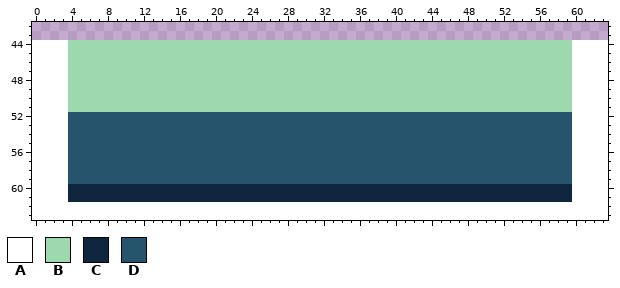
Edited in one commit: pixel-art file (assets/Sprite-0003.aseprite). This is how it looked before the edit.
64x64 pixels, 1 frame. Shown: x 0..63, y 42..63.
Palette (. is transparent): A #ffffff  B #9dd8ae  C #10263e  D #27546d
Pixels before, first column x 0:
44 AAAABBBBBBBBBBBBBBBBBBBBBBBBBBBBBBBBBBBBBBBBBBBBBBBBBBBBBBBBAAAA
45 AAAABBBBBBBBBBBBBBBBBBBBBBBBBBBBBBBBBBBBBBBBBBBBBBBBBBBBBBBBAAAA
46 AAAABBBBBBBBBBBBBBBBBBBBBBBBBBBBBBBBBBBBBBBBBBBBBBBBBBBBBBBBAAAA
47 AAAABBBBBBBBBBBBBBBBBBBBBBBBBBBBBBBBBBBBBBBBBBBBBBBBBBBBBBBBAAAA
48 AAAABBBBBBBBBBBBBBBBBBBBBBBBBBBBBBBBBBBBBBBBBBBBBBBBBBBBBBBBAAAA
49 AAAABBBBBBBBBBBBBBBBBBBBBBBBBBBBBBBBBBBBBBBBBBBBBBBBBBBBBBBBAAAA
50 AAAABBBBBBBBBBBBBBBBBBBBBBBBBBBBBBBBBBBBBBBBBBBBBBBBBBBBBBBBAAAA
51 AAAABBBBBBBBBBBBBBBBBBBBBBBBBBBBBBBBBBBBBBBBBBBBBBBBBBBBBBBBAAAA
52 AAAADDDDDDDDDDDDDDDDDDDDDDDDDDDDDDDDDDDDDDDDDDDDDDDDDDDDDDDDAAAA
53 AAAADDDDDDDDDDDDDDDDDDDDDDDDDDDDDDDDDDDDDDDDDDDDDDDDDDDDDDDDAAAA
54 AAAADDDDDDDDDDDDDDDDDDDDDDDDDDDDDDDDDDDDDDDDDDDDDDDDDDDDDDDDAAAA
55 AAAADDDDDDDDDDDDDDDDDDDDDDDDDDDDDDDDDDDDDDDDDDDDDDDDDDDDDDDDAAAA
56 AAAADDDDDDDDDDDDDDDDDDDDDDDDDDDDDDDDDDDDDDDDDDDDDDDDDDDDDDDDAAAA
57 AAAADDDDDDDDDDDDDDDDDDDDDDDDDDDDDDDDDDDDDDDDDDDDDDDDDDDDDDDDAAAA
58 AAAADDDDDDDDDDDDDDDDDDDDDDDDDDDDDDDDDDDDDDDDDDDDDDDDDDDDDDDDAAAA
59 AAAADDDDDDDDDDDDDDDDDDDDDDDDDDDDDDDDDDDDDDDDDDDDDDDDDDDDDDDDAAAA
60 AAAACCCCCCCCCCCCCCCCCCCCCCCCCCCCCCCCCCCCCCCCCCCCCCCCCCCCCCCCAAAA
61 AAAACCCCCCCCCCCCCCCCCCCCCCCCCCCCCCCCCCCCCCCCCCCCCCCCCCCCCCCCAAAA
62 AAAAAAAAAAAAAAAAAAAAAAAAAAAAAAAAAAAAAAAAAAAAAAAAAAAAAAAAAAAAAAAA
63 AAAAAAAAAAAAAAAAAAAAAAAAAAAAAAAAAAAAAAAAAAAAAAAAAAAAAAAAAAAAAAAA
The same view after the edit:
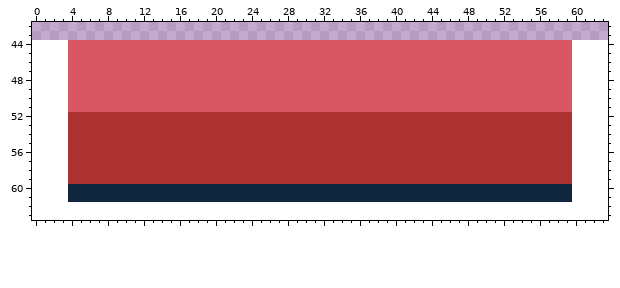
From old to new:
colour B: #9dd8ae -> #d95763
colour D: #27546d -> #ac3232
Boxes around the changes in both pictures, in picture pixels (x1, y1, x2, y2):
changed: (68, 40, 572, 184)
